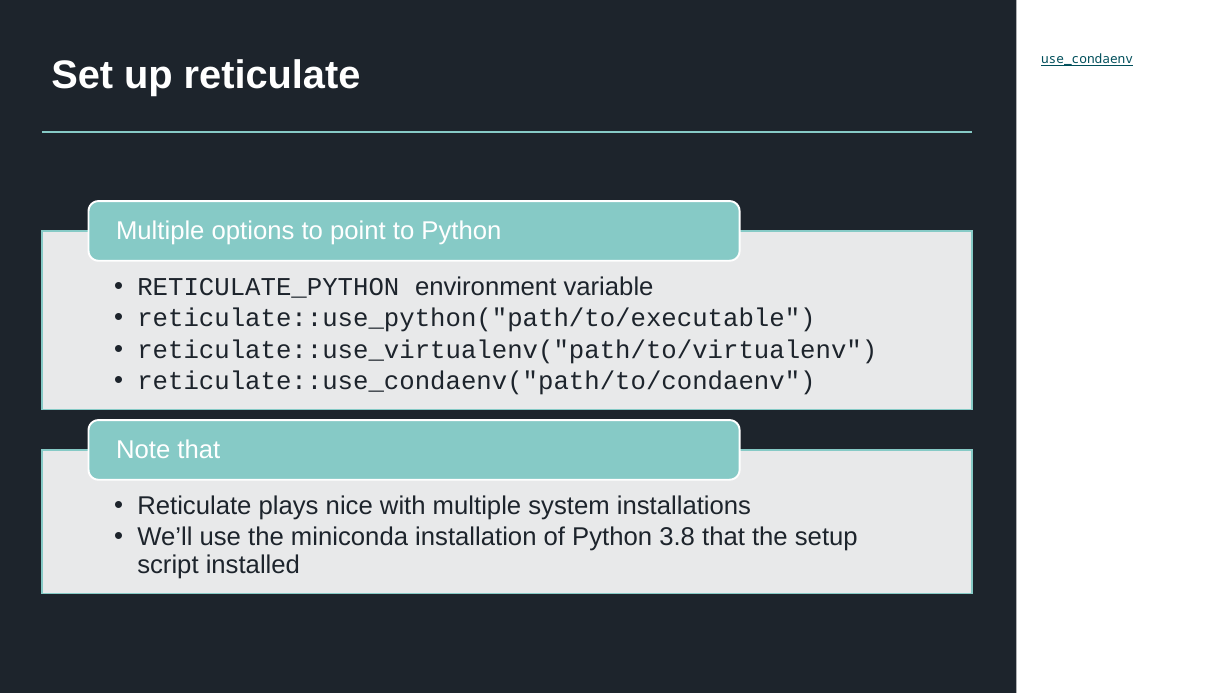
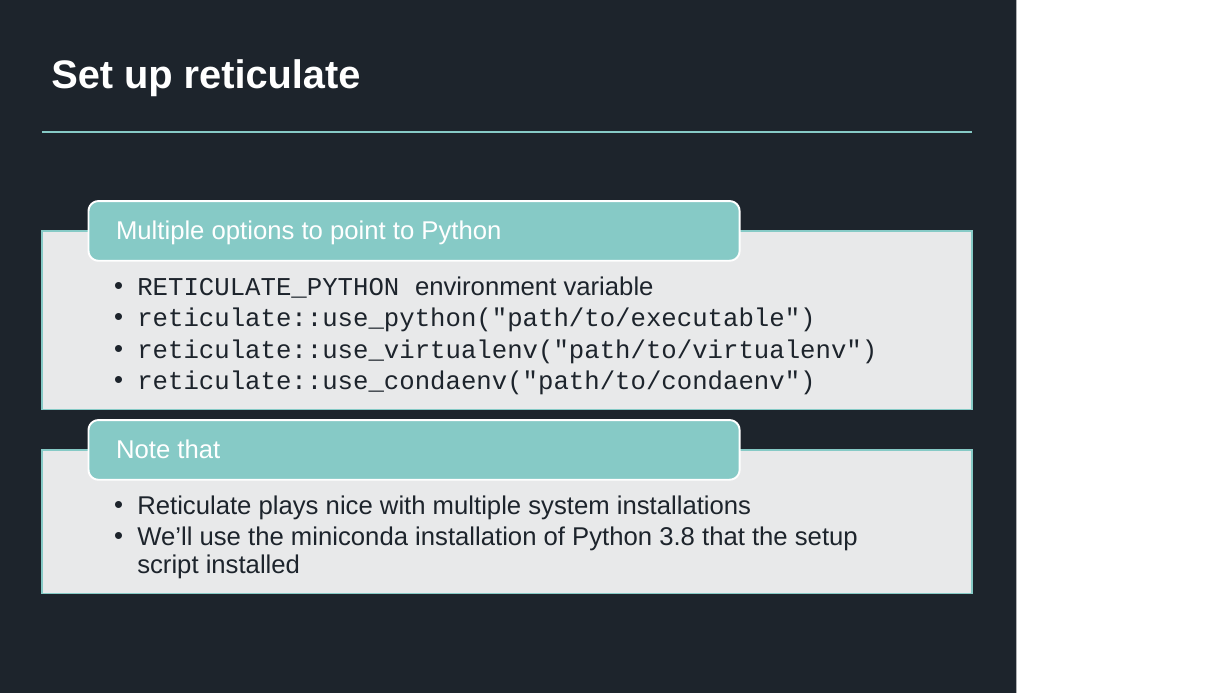
Before and after one commit to atorus-research/MultilingualMarkdown, a slide deck: slide 12 of MultilingualMarkdown.pptx. Drawn at 1232x693 pixels with LibreOffice and Linux fonts; fonts in the diff are those of the drawing; background and template pictures are left out. Boxes give left, top, right and bottom in pixels: in the first picture for what was removed or moved away, otherwise in the second. Text is boxed around its words. In the diff, an @@ line names an element or a change of style, - is before the commit and + after.

```diff
--- a/MultilingualMarkdown.pptx
+++ b/MultilingualMarkdown.pptx
@@ text removed at (1041,53,1133,66) @@
-use_condaenv
```
Also in this commit, not shown: 2 other slides changed, 1 slide removed.
